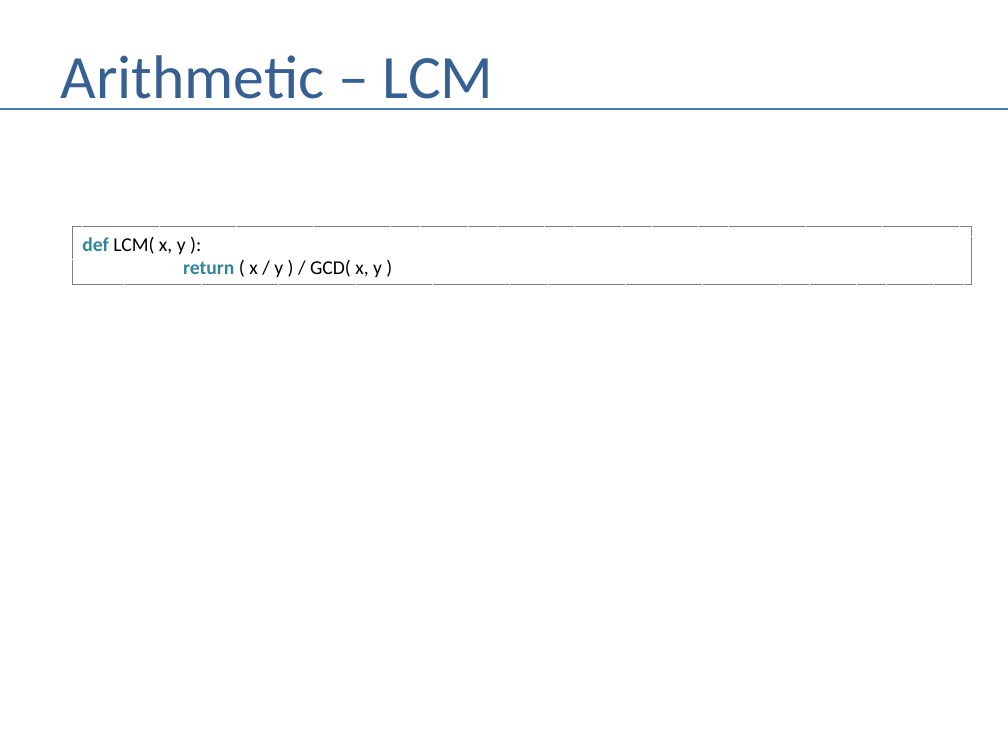
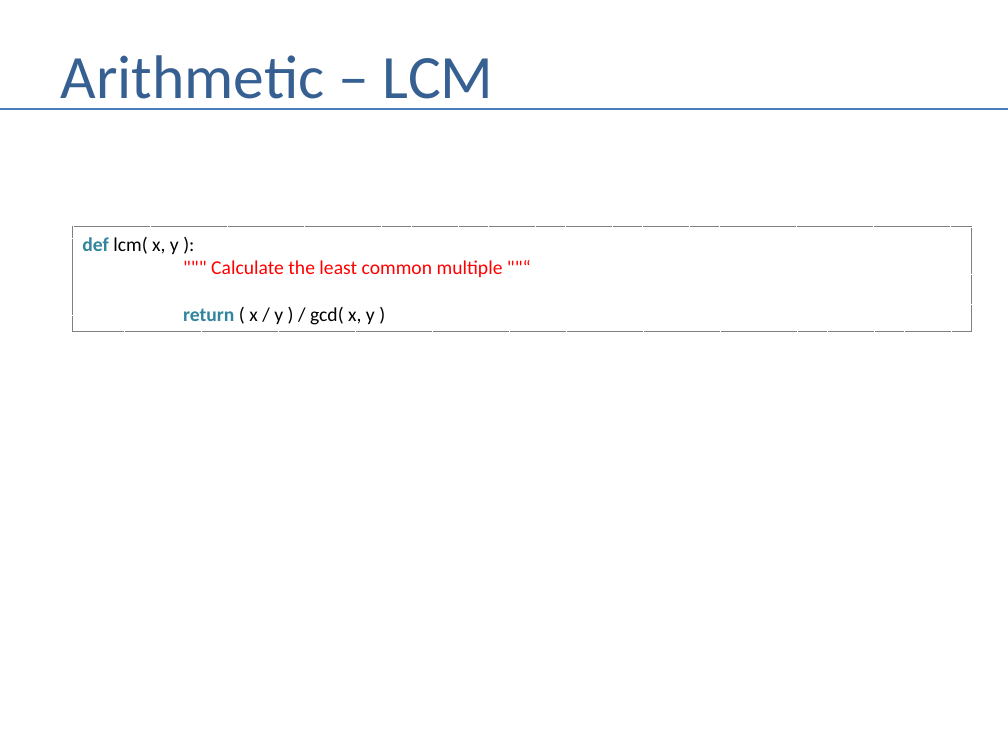
Before and after one commit to andrewferlitsch/Portland-Data-Science-Group, a slide deck: slide 70 of Presentations/Whiteboarding.pptx. Drawn at 1008x756 pixels with LibreOffice and Linux fonts; fonts in the diff are those of the drawing. Boxes give left, top, right and bottom in pixels: in the first picture for what was removed or moved away, otherwise in the second. Text is boxed around its words. In the diff, an @@ line names an element or a change of style, - is before the commit and + after.

Commit message:
arith update

```diff
--- a/Presentations/Whiteboarding.pptx
+++ b/Presentations/Whiteboarding.pptx
@@ rectangle "def lcm( x, y ):" resized from (x1=73, y1=227, x2=972, y2=284) to (x1=73, y1=227, x2=972, y2=332) @@
@@ text in rectangle at (x1=82, y1=237, x2=503, y2=325): text changed; text colour #000000 to #FF0000 @@
-def LCM( x, y ):
-return ( x / y ) / GCD( x, y )
+def lcm( x, y ):
+""" Calculate the least common multiple ""“
+return ( x / y ) / gcd( x, y )
```
Also in this commit, not shown: 7 other slides changed.
